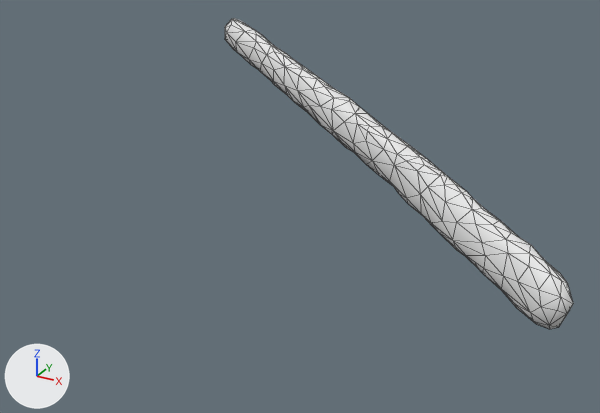
The FBX model blender/out/Titanoboa/export/Os_Maxillaire_Titanoboa.fbx: old version first, new version second.
Before and after are seen from a 50 mm lens placed at (0.666, -1.499, 0.585), pointed at (-0.067, -0.167, -0.081). The axes (+X, +Y, +Z) are drawn at lower left. The lights are the same throughout. The picture after the commit comes second. Mesh edges are drawn as thin lines.

Objects in the first picture: 'Os_Maxillaire_Titanoboa_01'.
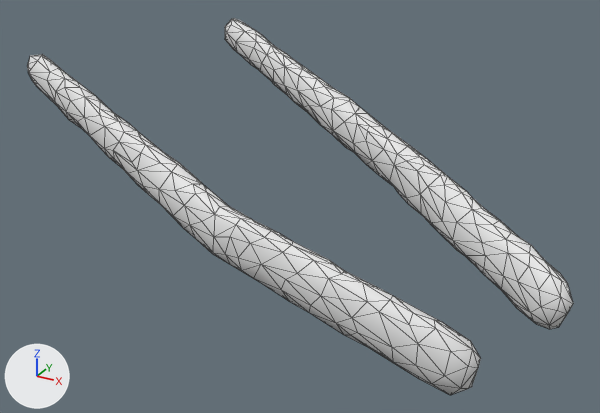
The newer file is also turned or shifted as a whole; pictures and numbers use the older file's frame.

Where the change shows, as pixel boxes (x1, y1, x2, y2) in the pictures (600 x 413 px):
'Os_Maxillaire_Titanoboa_01', reshaped (57% wider, 21% taller): before (225, 18, 573, 329); after (27, 18, 573, 395)
part 1 of me_os_maxillaire_titanoboa_01, added: after (27, 54, 481, 395)

The change, as a diff of the scene's bpy script:
```diff
--- a/blender/out/Titanoboa/export/Os_Maxillaire_Titanoboa.fbx.py
+++ b/blender/out/Titanoboa/export/Os_Maxillaire_Titanoboa.fbx.py
@@ me_os_maxillaire_titanoboa_01 @@
 # used by ob_os_maxillaire_titanoboa_01; location = (0.0, 0.0, 0.0)
-me_os_maxillaire_titanoboa_01.from_pydata(...)  # 252 vertices, 500 faces; spans x -0.482..0.482, y -0.227..0.227, z -0.192..0.192
+me_os_maxillaire_titanoboa_01.from_pydata(...)  # 503 vertices, 998 faces; spans x -0.632..0.482, y -0.49..0.227, z -0.192..0.192
+# me_os_maxillaire_titanoboa_01 part 1: a new loose piece of 251 vertices spanning x -0.632..0.4, y -0.49..-0.272, z -0.191..0.191, in mat_museum_bone___warm_ivory (white #e7e7e7)
 me_os_maxillaire_titanoboa_01.materials.append(mat_museum_bone___warm_ivory)
```
